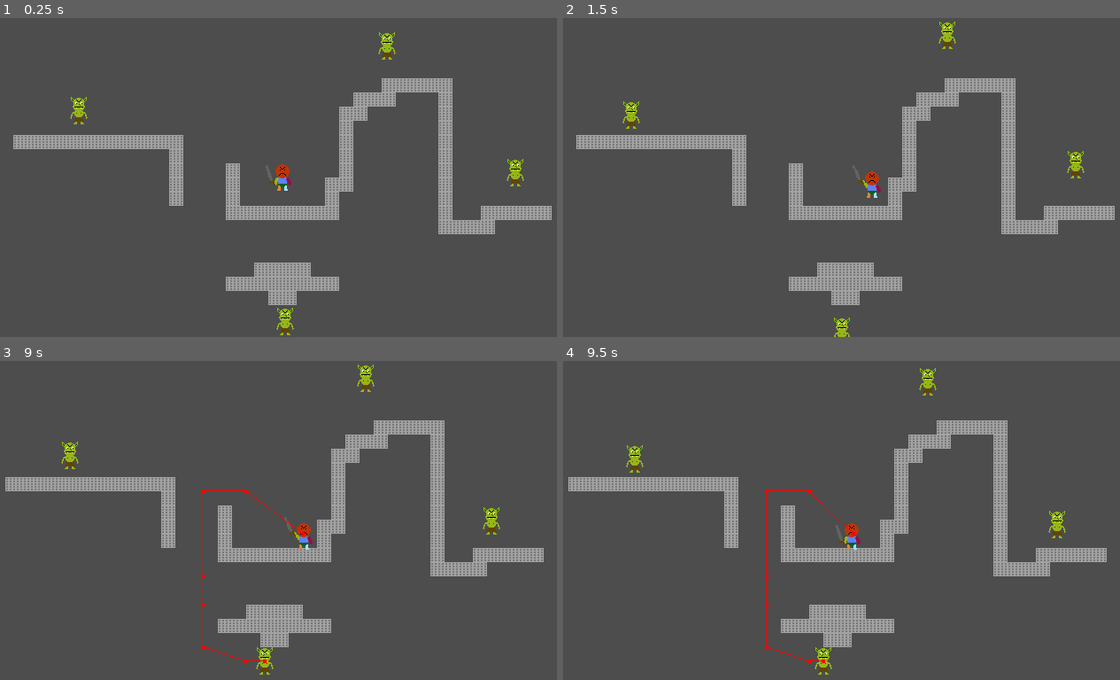
Above: before the commit, frames 1-4 (two rows, left to right).
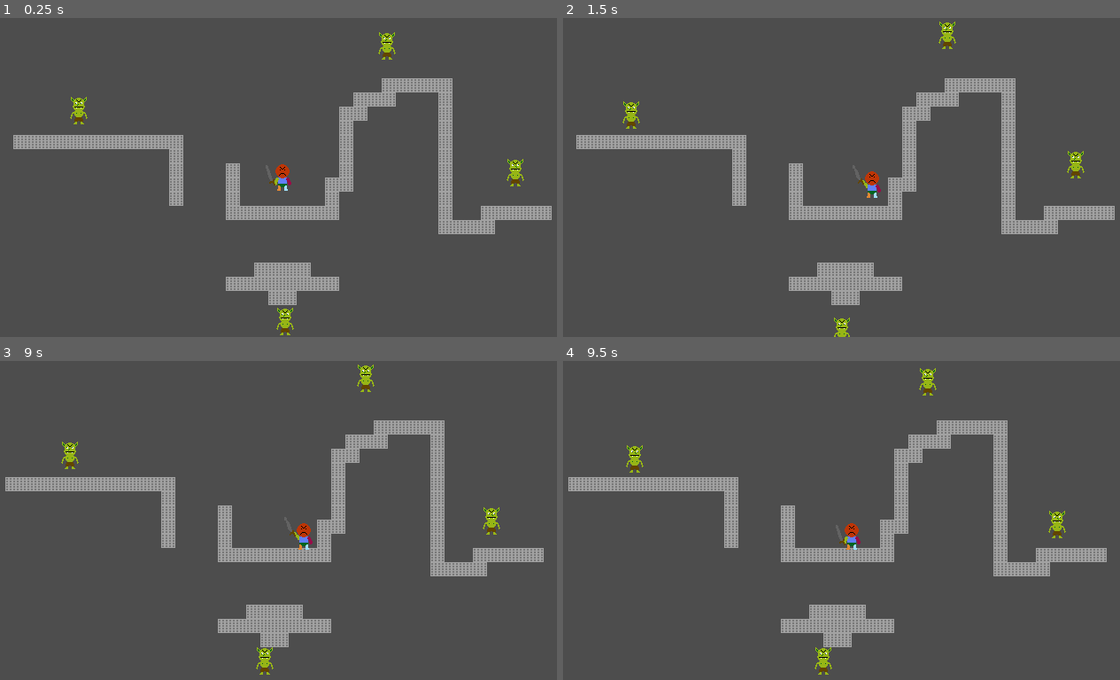
Above: after the commit, the same moments.

Repository: BrandonManuel/dungeon-crawl
Game: Godot game, scene res://Assets/Scenes/game.tscn
Same seed, same stepped clock (60 frames per second), same inputs: the game is played once before the commit and once after it.
Inputs (mouse positions are in pixels of both pictures, inside the frame that each line leads up to):
- Up to frame 1 (0.25 s): no input
- Up to frame 2 (1.5 s): move the mouse to (969, 161) at 0.52 s; hold D (move_right) 0.53-1.28 s; click (969, 161) at 0.6 s; move the mouse to (730, 193) at 1.27 s; hold S (move_down) from 1.28 s (still down); click (730, 193) at 1.35 s
- Up to frame 3 (9 s): move the mouse to (339, 450) at 2.02 s; release S (move_down) at 2.03 s; hold D (move_right) 2.03-2.78 s; click (339, 450) at 2.1 s; move the mouse to (256, 584) at 2.77 s; hold W (move_up) 2.78-3.53 s; click (256, 584) at 2.85 s; move the mouse to (451, 568) at 3.52 s; hold A (move_left) 3.53-5.03 s; click (451, 568) at 3.6 s; move the mouse to (111, 472) at 4.27 s; click (111, 472) at 4.35 s; move the mouse to (311, 520) at 5.02 s; hold S (move_down) 5.03-5.78 s; click (311, 520) at 5.1 s; move the mouse to (194, 440) at 5.77 s; hold D (move_right) 5.78-6.53 s; click (194, 440) at 5.85 s; move the mouse to (406, 504) at 6.52 s; hold W (move_up) 6.53-7.28 s; click (406, 504) at 6.6 s; move the mouse to (167, 536) at 7.27 s; hold D (move_right) 7.28-8.03 s; click (167, 536) at 7.35 s; move the mouse to (339, 450) at 8.02 s; hold S (move_down) 8.03-8.78 s; click (339, 450) at 8.1 s; move the mouse to (256, 584) at 8.77 s; hold A (move_left) from 8.78 s (still down); click (256, 584) at 8.85 s
- Up to frame 4 (9.5 s): keep holding A (move_left)

The runs differ from the first frame. In frame 1, less than 0.1% of the frame differs, in the area x 13-94%, y 6-94%; in frame 2, less than 0.1%; in frame 3, 0.2%, in the area x 11-89%, y 3-95%; in frame 4, 0.2%.

Commit message:
Updated Goblin sprite

Diff:
--- a/Assets/Scenes/goblin.tscn
+++ b/Assets/Scenes/goblin.tscn
@@ -139,7 +139,6 @@
 [node name="NavigationAgent2D" type="NavigationAgent2D" parent="." unique_id=216658786]
 path_desired_distance = 5.0
 target_desired_distance = 5.0
-debug_enabled = true
 
 [node name="HurtBox" type="Area2D" parent="." unique_id=1943817656]
 
--- a/Assets/Scenes/player.tscn
+++ b/Assets/Scenes/player.tscn
@@ -66,10 +66,10 @@
 tracks/1/interp = 1
 tracks/1/loop_wrap = true
 tracks/1/keys = {
-"times": PackedFloat32Array(0, 0.05, 0.1, 0.125, 0.15, 0.4, 1),
-"transitions": PackedFloat32Array(1, 1, 1, 1, 1, 1, 1),
-"update": 1,
-"values": [Vector2(-10, 6), Vector2(-12, 4), Vector2(-10.842105, -2.8421054), Vector2(-12.739764, 5.704679), Vector2(1.2602344, 5.7046785), Vector2(-9.186054, 6.9427977), Vector2(-9, 7)]
+"times": PackedFloat32Array(0, 0.05, 0.1, 0.125, 0.15, 0.4),
+"transitions": PackedFloat32Array(1, 1, 1, 1, 1, 1),
+"update": 1,
+"values": [Vector2(-10, 6), Vector2(-12, 4), Vector2(-10.842105, -2.8421054), Vector2(-12.739764, 5.704679), Vector2(1.2602344, 5.7046785), Vector2(-9.186054, 6.9427977)]
 }
 tracks/2/type = "value"
 tracks/2/imported = false
@@ -106,10 +106,10 @@
 tracks/1/interp = 1
 tracks/1/loop_wrap = true
 tracks/1/keys = {
-"times": PackedFloat32Array(0, 0.05, 0.1, 0.125, 0.15, 0.4, 1),
-"transitions": PackedFloat32Array(1, 1, 1, 1, 1, 1, 1),
-"update": 1,
-"values": [Vector2(-10, 6), Vector2(-12, 4), Vector2(-10.842105, -2.8421054), Vector2(-12.739764, 5.704679), Vector2(1.2602344, 5.7046785), Vector2(-9.186054, 6.9427977), Vector2(-9, 7)]
+"times": PackedFloat32Array(0, 0.05, 0.1, 0.125, 0.15, 0.4),
+"transitions": PackedFloat32Array(1, 1, 1, 1, 1, 1),
+"update": 1,
+"values": [Vector2(-10, 6), Vector2(-12, 4), Vector2(-10.842105, -2.8421054), Vector2(-12.739764, 5.704679), Vector2(1.2602344, 5.7046785), Vector2(-9.186054, 6.9427977)]
 }
 tracks/2/type = "value"
 tracks/2/imported = false
@@ -146,10 +146,10 @@
 tracks/1/interp = 1
 tracks/1/loop_wrap = true
 tracks/1/keys = {
-"times": PackedFloat32Array(0, 0.05, 0.1, 0.125, 0.15, 0.4, 1),
-"transitions": PackedFloat32Array(1, 1, 1, 1, 1, 1, 1),
-"update": 1,
-"values": [Vector2(-10, 6), Vector2(-12, 4), Vector2(-10.842105, -2.8421054), Vector2(-12.739764, 5.704679), Vector2(1.2602344, 5.7046785), Vector2(-9.186054, 6.9427977), Vector2(-9, 7)]
+"times": PackedFloat32Array(0, 0.05, 0.1, 0.125, 0.15, 0.4),
+"transitions": PackedFloat32Array(1, 1, 1, 1, 1, 1),
+"update": 1,
+"values": [Vector2(-10, 6), Vector2(-12, 4), Vector2(-10.842105, -2.8421054), Vector2(-12.739764, 5.704679), Vector2(1.2602344, 5.7046785), Vector2(-9.186054, 6.9427977)]
 }
 tracks/2/type = "value"
 tracks/2/imported = false
@@ -186,10 +186,10 @@
 tracks/1/interp = 1
 tracks/1/loop_wrap = true
 tracks/1/keys = {
-"times": PackedFloat32Array(0, 0.05, 0.1, 0.125, 0.15, 0.4, 1),
-"transitions": PackedFloat32Array(1, 1, 1, 1, 1, 1, 1),
-"update": 1,
-"values": [Vector2(-10, 6), Vector2(-12, 4), Vector2(-10.842105, -2.8421054), Vector2(-12.739764, 5.704679), Vector2(1.2602344, 5.7046785), Vector2(-9.186054, 6.9427977), Vector2(-9, 7)]
+"times": PackedFloat32Array(0, 0.05, 0.1, 0.125, 0.15, 0.4),
+"transitions": PackedFloat32Array(1, 1, 1, 1, 1, 1),
+"update": 1,
+"values": [Vector2(-10, 6), Vector2(-12, 4), Vector2(-10.842105, -2.8421054), Vector2(-12.739764, 5.704679), Vector2(1.2602344, 5.7046785), Vector2(-9.186054, 6.9427977)]
 }
 tracks/2/type = "value"
 tracks/2/imported = false
@@ -226,10 +226,10 @@
 tracks/1/interp = 1
 tracks/1/loop_wrap = true
 tracks/1/keys = {
-"times": PackedFloat32Array(0, 0.05, 0.1, 0.125, 0.15, 0.4, 1),
-"transitions": PackedFloat32Array(1, 1, 1, 1, 1, 1, 1),
-"update": 1,
-"values": [Vector2(-10, 6), Vector2(-12, 4), Vector2(-10.842105, -2.8421054), Vector2(-12.739764, 5.704679), Vector2(1.2602344, 5.7046785), Vector2(-9.186054, 6.9427977), Vector2(-9, 7)]
+"times": PackedFloat32Array(0, 0.05, 0.1, 0.125, 0.15, 0.4),
+"transitions": PackedFloat32Array(1, 1, 1, 1, 1, 1),
+"update": 1,
+"values": [Vector2(-10, 6), Vector2(-12, 4), Vector2(-10.842105, -2.8421054), Vector2(-12.739764, 5.704679), Vector2(1.2602344, 5.7046785), Vector2(-9.186054, 6.9427977)]
 }
 tracks/2/type = "value"
 tracks/2/imported = false
@@ -266,10 +266,10 @@
 tracks/1/interp = 1
 tracks/1/loop_wrap = true
 tracks/1/keys = {
-"times": PackedFloat32Array(0, 0.05, 0.1, 0.125, 0.15, 0.4, 1),
-"transitions": PackedFloat32Array(1, 1, 1, 1, 1, 1, 1),
-"update": 1,
-"values": [Vector2(-10, 6), Vector2(-12, 4), Vector2(-10.842105, -2.8421054), Vector2(-12.739764, 5.704679), Vector2(1.2602344, 5.7046785), Vector2(-9.186054, 6.9427977), Vector2(-9, 7)]
+"times": PackedFloat32Array(0, 0.05, 0.1, 0.125, 0.15, 0.4),
+"transitions": PackedFloat32Array(1, 1, 1, 1, 1, 1),
+"update": 1,
+"values": [Vector2(-10, 6), Vector2(-12, 4), Vector2(-10.842105, -2.8421054), Vector2(-12.739764, 5.704679), Vector2(1.2602344, 5.7046785), Vector2(-9.186054, 6.9427977)]
 }
 tracks/2/type = "value"
 tracks/2/imported = false
@@ -306,10 +306,10 @@
 tracks/1/interp = 1
 tracks/1/loop_wrap = true
 tracks/1/keys = {
-"times": PackedFloat32Array(0, 0.05, 0.1, 0.125, 0.15, 0.4, 1),
-"transitions": PackedFloat32Array(1, 1, 1, 1, 1, 1, 1),
-"update": 1,
-"values": [Vector2(-10, 6), Vector2(-12, 4), Vector2(-10.842105, -2.8421054), Vector2(-12.739764, 5.704679), Vector2(1.2602344, 5.7046785), Vector2(-9.186054, 6.9427977), Vector2(-9, 7)]
+"times": PackedFloat32Array(0, 0.05, 0.1, 0.125, 0.15, 0.4),
+"transitions": PackedFloat32Array(1, 1, 1, 1, 1, 1),
+"update": 1,
+"values": [Vector2(-10, 6), Vector2(-12, 4), Vector2(-10.842105, -2.8421054), Vector2(-12.739764, 5.704679), Vector2(1.2602344, 5.7046785), Vector2(-9.186054, 6.9427977)]
 }
 tracks/2/type = "value"
 tracks/2/imported = false
@@ -346,10 +346,10 @@
 tracks/1/interp = 1
 tracks/1/loop_wrap = true
 tracks/1/keys = {
-"times": PackedFloat32Array(0, 0.05, 0.1, 0.125, 0.15, 0.4, 1),
-"transitions": PackedFloat32Array(1, 1, 1, 1, 1, 1, 1),
-"update": 1,
-"values": [Vector2(-10, 6), Vector2(-12, 4), Vector2(-10.842105, -2.8421054), Vector2(-12.739764, 5.704679), Vector2(1.2602344, 5.7046785), Vector2(-9.186054, 6.9427977), Vector2(-9, 7)]
+"times": PackedFloat32Array(0, 0.05, 0.1, 0.125, 0.15, 0.4),
+"transitions": PackedFloat32Array(1, 1, 1, 1, 1, 1),
+"update": 1,
+"values": [Vector2(-10, 6), Vector2(-12, 4), Vector2(-10.842105, -2.8421054), Vector2(-12.739764, 5.704679), Vector2(1.2602344, 5.7046785), Vector2(-9.186054, 6.9427977)]
 }
 tracks/2/type = "value"
 tracks/2/imported = false
--- a/Assets/Scripts/States/Enemies/idle.gd
+++ b/Assets/Scripts/States/Enemies/idle.gd
@@ -17,6 +17,7 @@
 	move_direction = Vector2(randf_range(-1, 1), randf_range(-1, 1)).normalized()
 	wander_time = randf_range(1, 3)
 
+
 func process(delta: float) -> void:
 	if wander_time > 0:
 		wander_time -= delta
@@ -27,6 +28,15 @@
 	if enemy:
 		enemy.velocity = move_direction * enemy.SPEED
 
+		if move_direction.y < 0:
+			enemy.animated_sprite_2d.play("move_up")
+		else:
+			enemy.animated_sprite_2d.play("move_down")
+
+		if move_direction.x < 0:
+			enemy.animated_sprite_2d.flip_h = true
+		else:
+			enemy.animated_sprite_2d.flip_h = false
 
 	for player in players:
 		var distance = player.global_position - enemy.global_position
Binary file changed: Assets/Sprites/Goblin.aseprite
Binary file changed: Assets/Sprites/Goblin_Looking_Down.png
Binary file changed: Assets/Sprites/Goblin_Looking_Up.png
